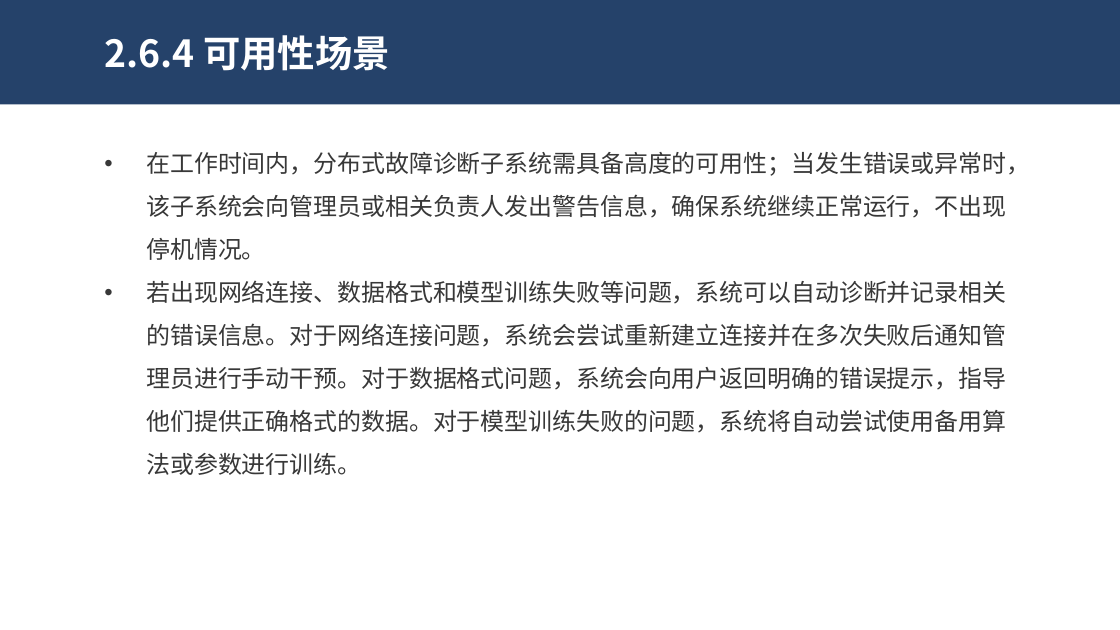
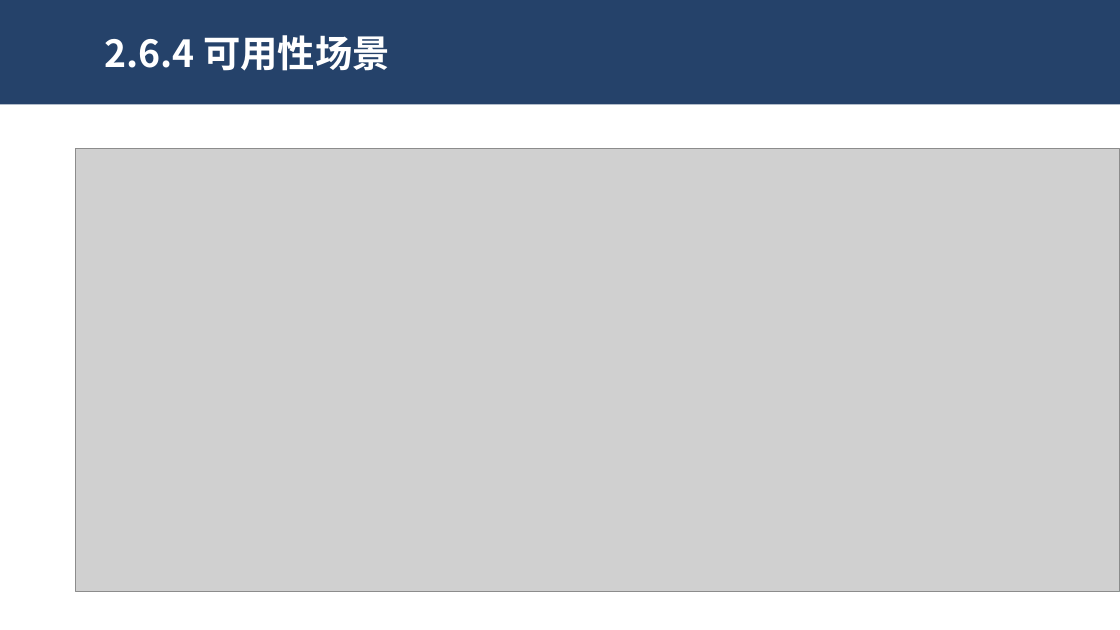
Before and after one commit to dekrt/SoftwareArchitecture, a slide deck: slide 31 of 架构设计-ArchitectureDesign/ArchitectureDesign.pptx (slide 28 before the commit). Drawn at 1120x630 pixels with LibreOffice and Linux fonts; fonts in the diff are those of the drawing; grey boxes stand for pictures. Boxes give left, top, right and bottom in pixels: in the first picture for what was removed or moved away, otherwise in the second. Text is boxed around its words. In the diff, an @@ line names an element or a change of style, - is before the commit and + after.

```diff
--- a/架构设计-ArchitectureDesign/ArchitectureDesign.pptx
+++ b/架构设计-ArchitectureDesign/ArchitectureDesign.pptx
@@ picture added at (75, 148, 1120, 591) @@
@@ text removed at (146, 152, 1030, 475) @@
-• 在工作时间内，分布式故障诊断子系统需具备高度的可用性；当发生错误或异常时，该子系统会向管理员或相关负责人发出警告信息，确保系统继续正常运行，不出现停机情况。
-• 若出现网络连接、数据格式和模型训练失败等问题，系统可以自动诊断并记录相关的错误信息。对于网络连接问题，系统会尝试重新建立连接并在多次失败后通知管理员进行手动干预。对于数据格式问题，系统会向用户返回明确的错误提示，指导他们提供正确格式的数据。对于模型训练失败的问题，系统将自动尝试使用备用算法或参数进行训练。
```
Also in this commit, not shown: 8 other slides changed, 5 slides added, 1 slide removed, 3 other files.
